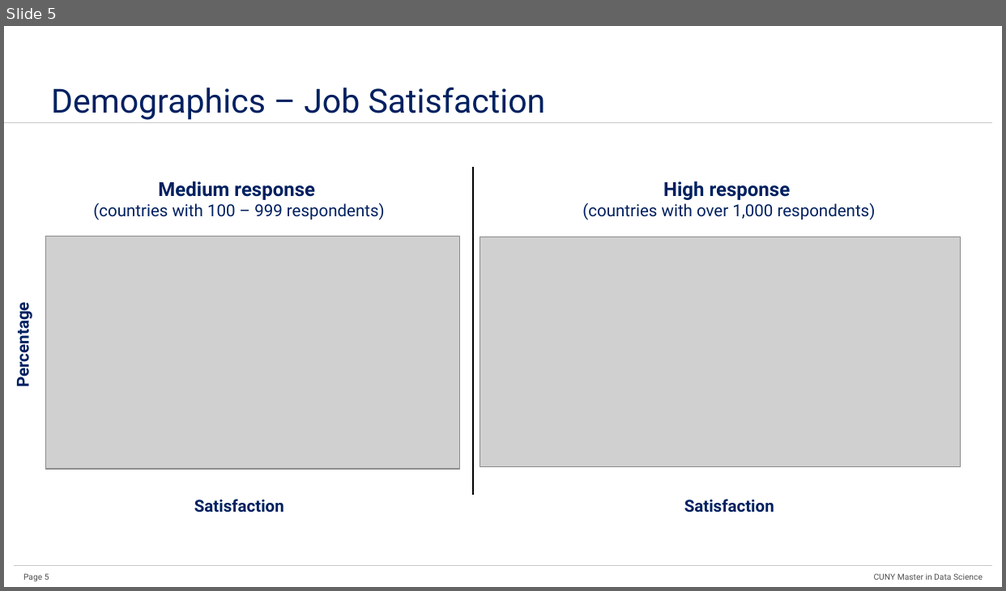
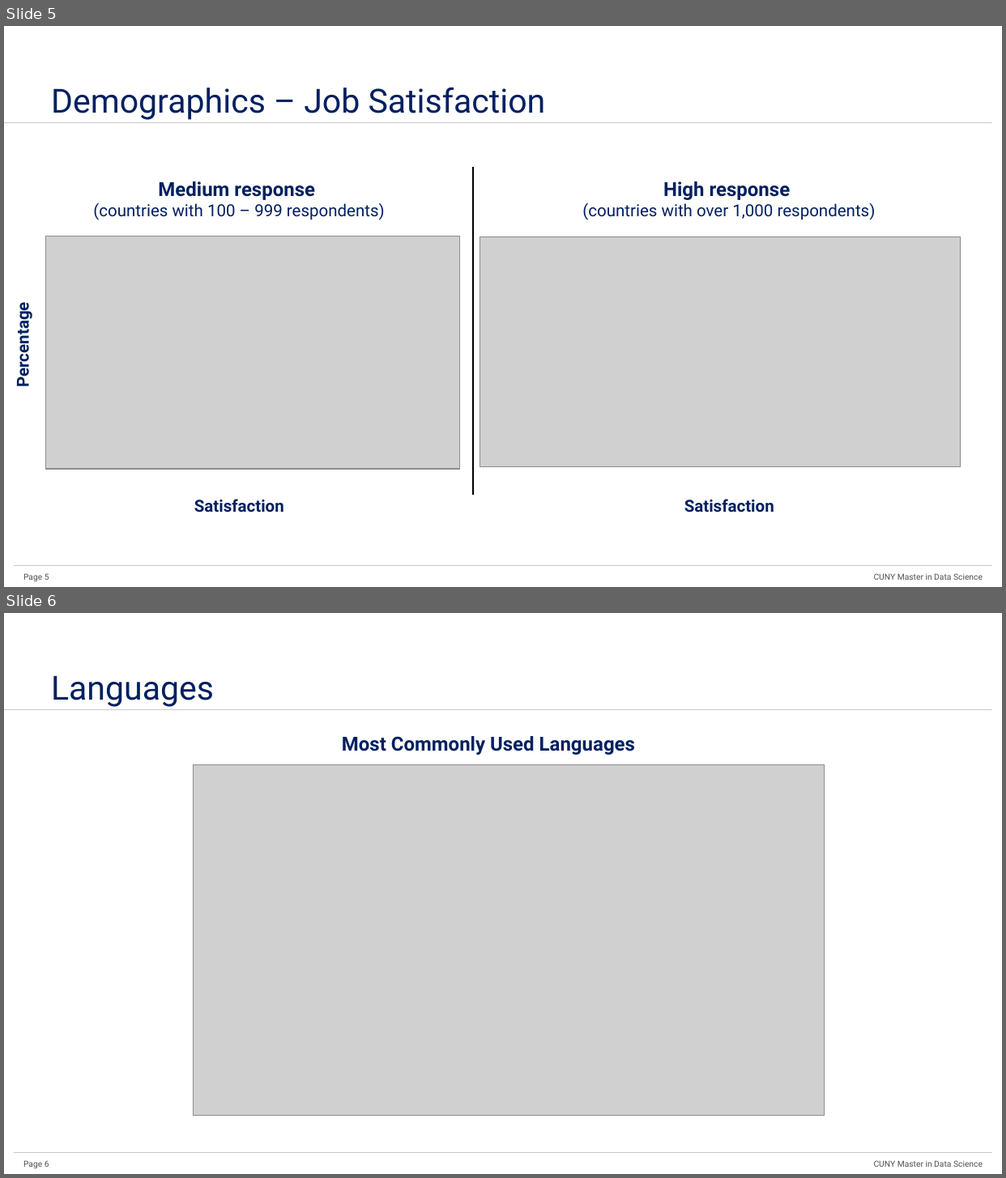
Before and after one commit to hillt5/Project-3-DATA-607, a slide deck: 04Presentation/Data607_Project3_Data_Science_Skills.pptx. Shown one above the other, each under a label of ours: slide 5 before the commit, slides 5 and 6 after it. The pictures are 1006x591 and 1006x1178 pixels, drawn with LibreOffice and Linux fonts; fonts in the diff are those of the drawing; grey boxes stand for pictures. Boxes give left, top, right and bottom in pixels: in the first picture for what was removed or moved away, otherwise in the second. Text is boxed around its words. In the diff, an @@ line names an element or a change of style, - is before the commit and + after.

```diff
--- a/04Presentation/Data607_Project3_Data_Science_Skills.pptx
+++ b/04Presentation/Data607_Project3_Data_Science_Skills.pptx
@@ slide 6 added at (4,613,1002,1174), background #FFFFFF; not listed: 4 template elements that a slide beside it also shows @@
@@ title added at (51,675,214,707), 24 pt, text #002060 @@
+Languages
@@ text added at (342,736,635,755), 14 pt, text #002060, bold @@
+Most Commonly Used Languages
@@ picture added at (193,764,823,1116) @@
```
Also in this commit, not shown: 2 slides changed, 3 other slides added, 3 slides removed.
